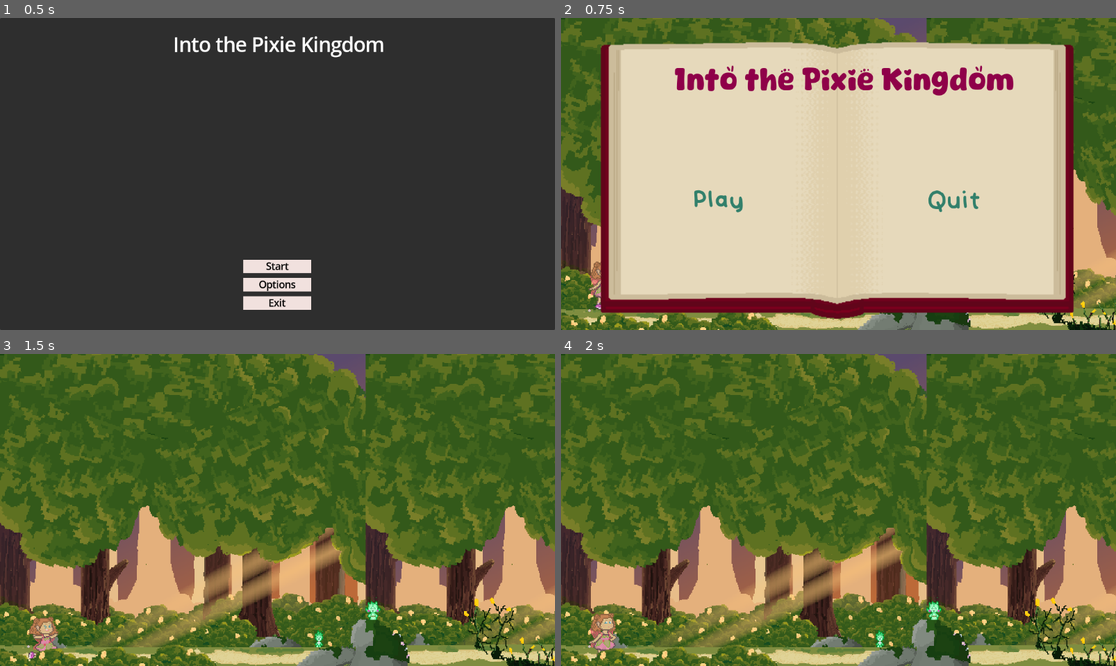
Above: before the commit, frames 1-4 (two rows, left to right).
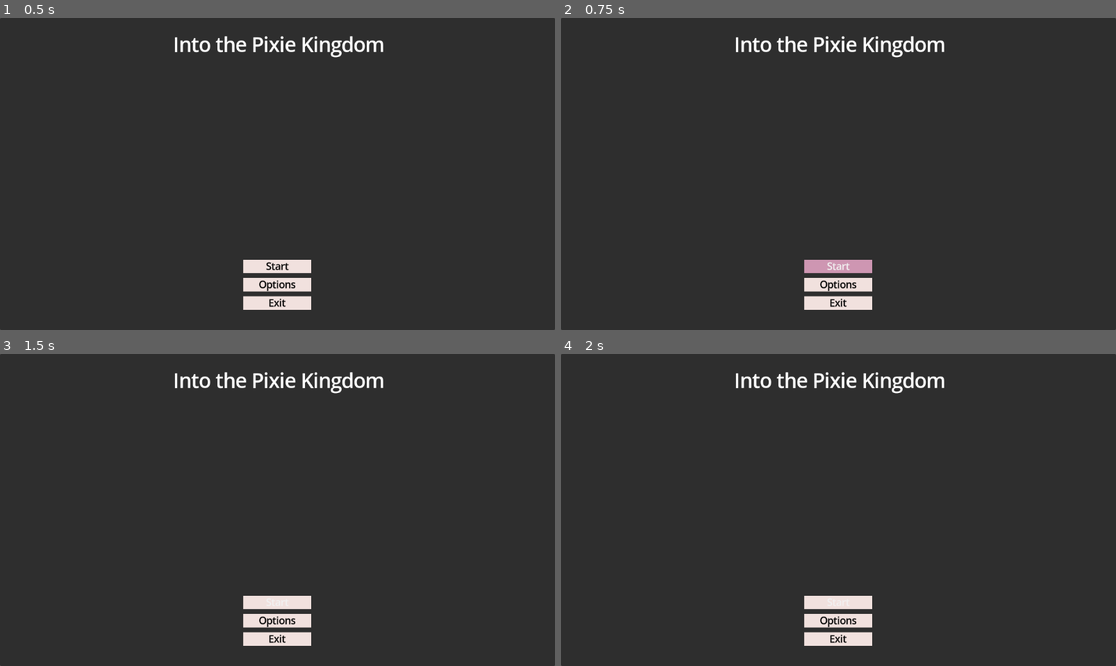
Above: after the commit, the same moments.

Repository: AlexReidNZ/Into-The-Pixie-Kingdom
Game: Godot game, scene res://Scenes/menu.tscn
Same seed, same stepped clock (60 frames per second), same inputs: the game is played once before the commit and once after it. This scene is started directly instead of the project's main scene. The engine's default icon, where the game draws it, is replaced by a stand-in: a white triangle on a blue panel in a dark square.
Inputs (mouse positions are in pixels of both pictures, inside the frame that each line leads up to):
- Up to frame 1 (0.5 s): no input
- Up to frame 2 (0.75 s): click "Start" at 0.5 s
- Up to frame 3 (1.5 s): click (155, 538) at 1.25 s, where only the run before the commit has a clickable "Play"
- Up to frame 4 (2 s): no input

Frame 1 is identical in both runs. In frame 2, 99% of the frame differs, in the area x 0-100%, y 0-100%; in frame 3, 97%; in frame 4, 97%.
Error after the commit: Parse Error: Expected indented block after function declaration. (res://Scripts/menu.gd:10)

Commit message:
feat: made level select for changing the levels of a scean

Diff:
--- /dev/null
+++ b/Scenes/level_select.gd
@@ -0,0 +1,23 @@
+extends Control
+
+
+# Called when the node enters the scene tree for the first time.
+func _ready() -> void:
+	pass # Replace with function body.
+
+
+# Called every frame. 'delta' is the elapsed time since the previous frame.
+func _process(delta: float) -> void:
+	pass
+
+
+func _on_button_pressed() -> void:
+	get_tree().change_scene_to_file.call_deferred("res://Scenes/Levels/level_1.tscn")
+
+
+func _on_button_3_pressed() -> void:
+	pass # Replace with function body.
+
+
+func _on_button_2_pressed() -> void:
+	pass # Replace with function body.
--- /dev/null
+++ b/Scenes/level_select.tscn
@@ -0,0 +1,139 @@
+[gd_scene load_steps=9 format=3 uid="uid://dd61yudqmwpgh"]
+
+[ext_resource type="Texture2D" uid="uid://b1h6db3bfo3hb" path="res://Scenes/Levels/ITPK - Level Select Sprites/Background.png" id="1_q8dbf"]
+[ext_resource type="Script" path="res://Scenes/level_select.gd" id="1_qis2p"]
+[ext_resource type="Texture2D" uid="uid://b8jf3b3y4b1a2" path="res://Scenes/Levels/ITPK - Level Select Sprites/ivypath.png" id="2_otrf7"]
+[ext_resource type="Texture2D" uid="uid://7uxfm1xny6rc" path="res://Scenes/Levels/ITPK - Level Select Sprites/Scrolls2.png" id="3_fsfkf"]
+[ext_resource type="FontFile" uid="uid://bldy0gwiyc0yt" path="res://Fonts/test fonts/Vividly-Regular.ttf" id="4_2kodc"]
+[ext_resource type="Texture2D" uid="uid://dkaheanlgsaph" path="res://Scenes/Levels/ITPK - Level Select Sprites/mushroomvillage.png" id="5_u6jh7"]
+[ext_resource type="Texture2D" uid="uid://c7ucehj10r7r2" path="res://Scenes/Levels/ITPK - Level Select Sprites/naiadscreek.png" id="6_c8qml"]
+[ext_resource type="Texture2D" uid="uid://d4jyrmi7auhrf" path="res://Scenes/Levels/ITPK - Level Select Sprites/Scrolls3.png" id="7_nuexb"]
+
+[node name="LevelSelect" type="Control"]
+texture_filter = 1
+layout_mode = 3
+anchors_preset = 15
+anchor_right = 1.0
+anchor_bottom = 1.0
+grow_horizontal = 2
+grow_vertical = 2
+script = ExtResource("1_qis2p")
+
+[node name="Background" type="TextureRect" parent="."]
+texture_filter = 1
+layout_mode = 1
+anchors_preset = 15
+anchor_right = 1.0
+anchor_bottom = 1.0
+grow_horizontal = 2
+grow_vertical = 2
+scale = Vector2(0.997784, 0.997784)
+texture = ExtResource("1_q8dbf")
+
+[node name="HBoxContainer" type="HBoxContainer" parent="Background"]
+texture_filter = 1
+layout_mode = 1
+offset_left = 216.48
+offset_top = 192.426
+offset_right = 374.48
+offset_bottom = 249.426
+scale = Vector2(4.49284, 4.49284)
+
+[node name="Button" type="Button" parent="Background/HBoxContainer"]
+layout_mode = 2
+theme_override_colors/icon_hover_color = Color(0.738759, 0.713741, 0.66978, 1)
+icon = ExtResource("2_otrf7")
+flat = true
+
+[node name="Sprite2D" type="TextureRect" parent="Background/HBoxContainer/Button"]
+texture_filter = 1
+layout_mode = 0
+offset_left = 3.828
+offset_top = 55.0
+offset_right = 46.828
+offset_bottom = 67.0
+texture = ExtResource("3_fsfkf")
+
+[node name="Label" type="Label" parent="Background/HBoxContainer/Button/Sprite2D"]
+texture_filter = 2
+layout_mode = 1
+anchors_preset = 15
+anchor_right = 1.0
+anchor_bottom = 1.0
+offset_left = 15.4994
+offset_top = 4.24188
+offset_right = 99.4994
+offset_bottom = 23.2419
+grow_horizontal = 2
+grow_vertical = 2
+size_flags_horizontal = 4
+theme_override_colors/font_color = Color(0.109804, 0.258824, 0.0705882, 1)
+theme_override_fonts/font = ExtResource("4_2kodc")
+theme_override_font_sizes/font_size = 4
+text = "Ivy Path"
+
+[node name="Button3" type="Button" parent="Background/HBoxContainer"]
+layout_mode = 2
+theme_override_colors/icon_hover_color = Color(0.738759, 0.713741, 0.66978, 1)
+disabled = true
+icon = ExtResource("5_u6jh7")
+flat = true
+
+[node name="Sprite2D" type="TextureRect" parent="Background/HBoxContainer/Button3"]
+layout_mode = 0
+offset_left = 3.329
+offset_top = 55.0
+offset_right = 46.329
+offset_bottom = 67.0
+texture = ExtResource("3_fsfkf")
+
+[node name="Label" type="Label" parent="Background/HBoxContainer/Button3/Sprite2D"]
+layout_mode = 1
+anchors_preset = 15
+anchor_right = 1.0
+anchor_bottom = 1.0
+offset_left = 9.14616
+offset_top = 3.5433
+offset_right = 9.14616
+offset_bottom = 3.5433
+grow_horizontal = 2
+grow_vertical = 2
+theme_override_colors/font_color = Color(0.717647, 0.133333, 0.12549, 1)
+theme_override_fonts/font = ExtResource("4_2kodc")
+theme_override_font_sizes/font_size = 4
+text = "Mushroom Village"
+
+[node name="Button2" type="Button" parent="Background/HBoxContainer"]
+layout_mode = 2
+theme_override_colors/icon_hover_color = Color(0.738759, 0.713741, 0.66978, 1)
+disabled = true
+icon = ExtResource("6_c8qml")
+flat = true
+
+[node name="Sprite2D" type="TextureRect" parent="Background/HBoxContainer/Button2"]
+layout_mode = 0
+offset_left = 3.31243
+offset_top = 55.0
+offset_right = 46.3124
+offset_bottom = 67.0
+texture = ExtResource("7_nuexb")
+
+[node name="Label" type="Label" parent="Background/HBoxContainer/Button2/Sprite2D"]
+layout_mode = 1
+anchors_preset = 15
+anchor_right = 1.0
+anchor_bottom = 1.0
+offset_left = 12.2405
+offset_top = 3.70436
+offset_right = 12.2405
+offset_bottom = 3.70436
+grow_horizontal = 2
+grow_vertical = 2
+theme_override_colors/font_color = Color(0.415686, 0.368627, 0.643137, 1)
+theme_override_fonts/font = ExtResource("4_2kodc")
+theme_override_font_sizes/font_size = 4
+text = "Naiad Screek"
+
+[connection signal="pressed" from="Background/HBoxContainer/Button" to="." method="_on_button_pressed"]
+[connection signal="pressed" from="Background/HBoxContainer/Button3" to="." method="_on_button_3_pressed"]
+[connection signal="pressed" from="Background/HBoxContainer/Button2" to="." method="_on_button_2_pressed"]
--- a/Scripts/menu.gd
+++ b/Scripts/menu.gd
@@ -2,10 +2,9 @@
 
 
 func _on_start_pressed() -> void:
-	get_tree().change_scene_to_file.call_deferred("res://Scenes/Levels/level_1.tscn")
+	get_tree().change_scene_to_file.call_deferred("res://Scenes/level_select.tscn")
 
 func _on_options_pressed() -> void:
 	pass # Replace with function body.
 
 func _on_exit_pressed() -> void:
-	get_tree().quit()
Binary file added: Scenes/Levels/ITPK - Level Select Sprites/Background.png
Not shown, added: Scenes/Levels/ITPK - Level Select Sprites/Background.png.import
Binary file added: Scenes/Levels/ITPK - Level Select Sprites/Scrolls.png
Not shown, added: Scenes/Levels/ITPK - Level Select Sprites/Scrolls.png.import
Binary file added: Scenes/Levels/ITPK - Level Select Sprites/Scrolls2.png
Not shown, added: Scenes/Levels/ITPK - Level Select Sprites/Scrolls2.png.import
Binary file added: Scenes/Levels/ITPK - Level Select Sprites/Scrolls3.png
Not shown, added: Scenes/Levels/ITPK - Level Select Sprites/Scrolls3.png.import
Binary file added: Scenes/Levels/ITPK - Level Select Sprites/ivypath.png
Not shown, added: Scenes/Levels/ITPK - Level Select Sprites/ivypath.png.import
Binary file added: Scenes/Levels/ITPK - Level Select Sprites/mushroomvillage.png
Not shown, added: Scenes/Levels/ITPK - Level Select Sprites/mushroomvillage.png.import
(and 3 more such lines)
